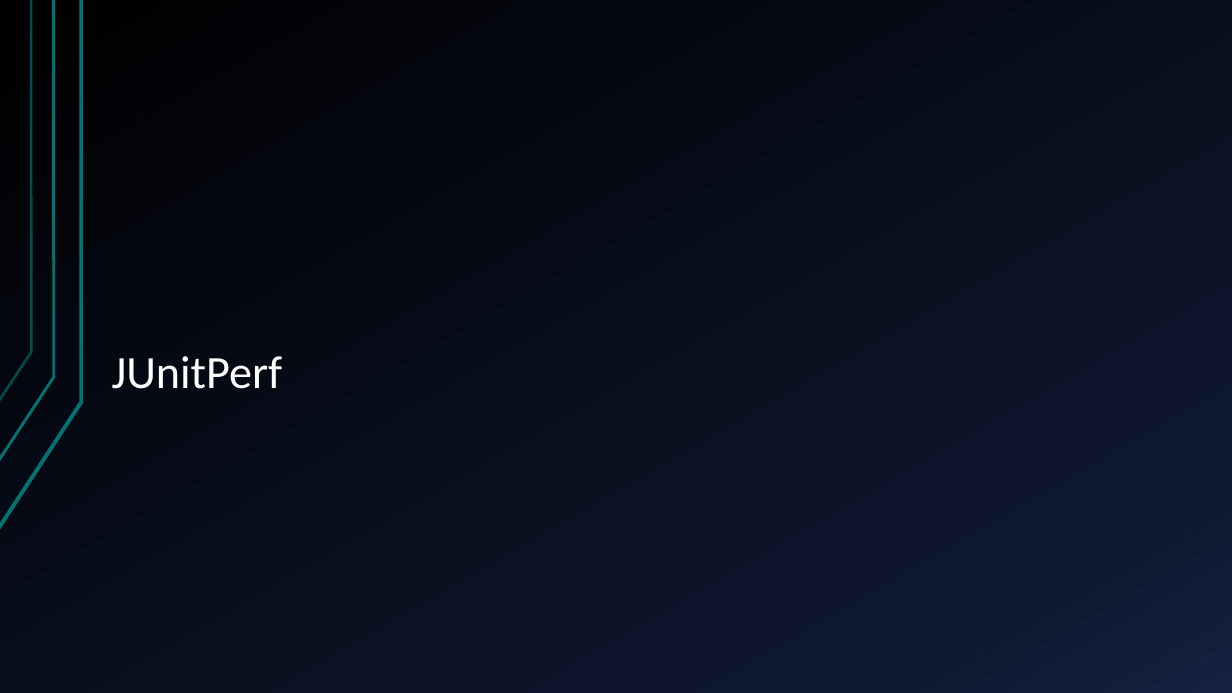
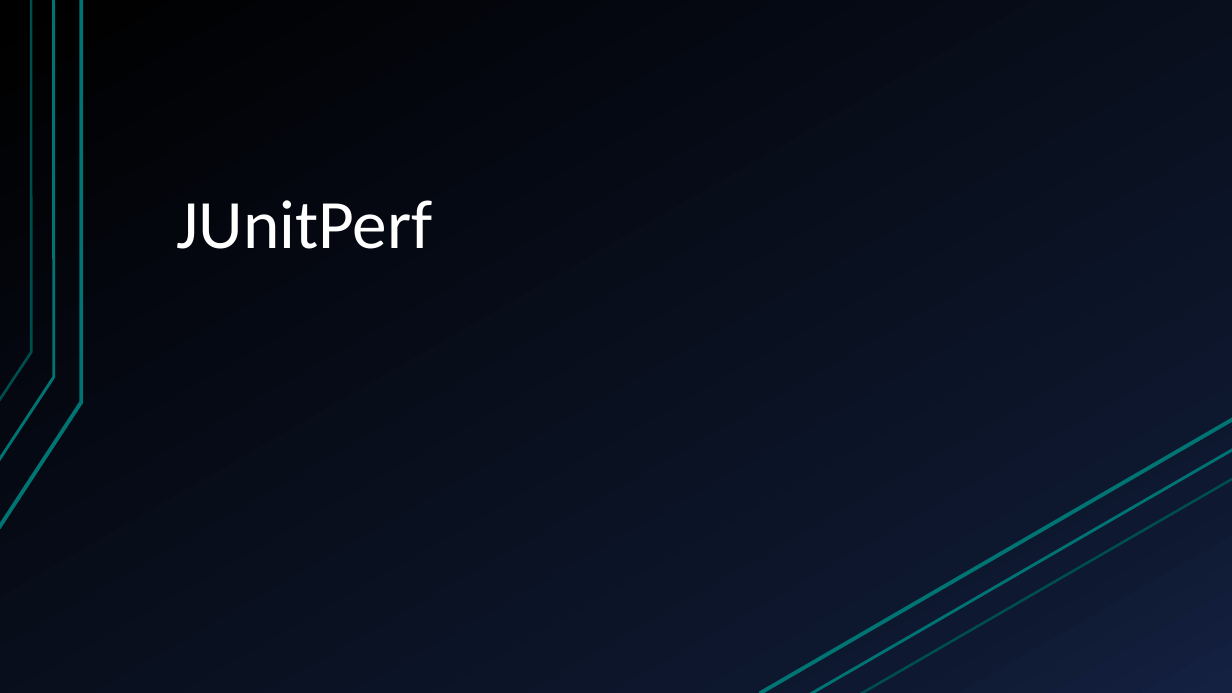
Before and after one commit to BrunoFelix/Restoran, a slide deck: slide 27 of Docs/Apresentação TSW-Atualizada.pptx. Drawn at 1232x693 pixels with LibreOffice and Linux fonts; fonts in the diff are those of the drawing. Boxes give left, top, right and bottom in pixels: in the first picture for what was removed or moved away, otherwise in the second. Text is boxed around its words. In the diff, an @@ line names an element or a change of style, - is before the commit and + after.

```diff
--- a/Docs/Apresentação TSW-Atualizada.pptx
+++ b/Docs/Apresentação TSW-Atualizada.pptx
@@ title "JUnitPerf": place and size @@
-title "JUnitPerf" at (112,356,283,389)
+title "JUnitPerf" at (177,200,433,249)
@@ title "JUnitPerf" at (177,200,433,249): size 36 to 54 pt @@
@@ line added from (760, 693) to (1232, 419), #007373 3 pt @@
@@ line added from (809, 693) to (1232, 449), #007373 2.25 pt @@
@@ line added from (860, 693) to (1232, 479), #007373 2 pt @@
```
Also in this commit, not shown: 7 other slides changed, 5 other files.
